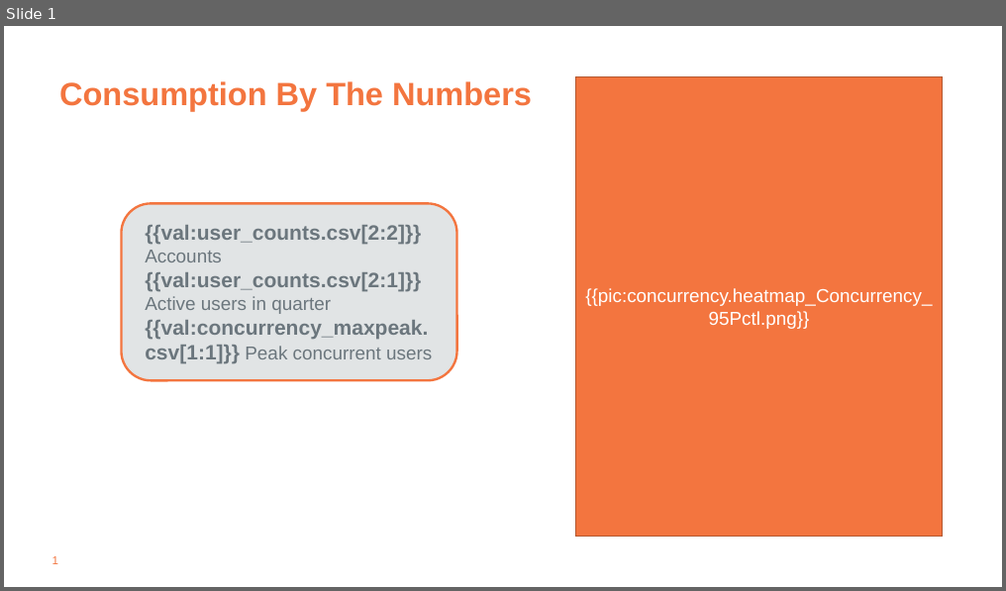
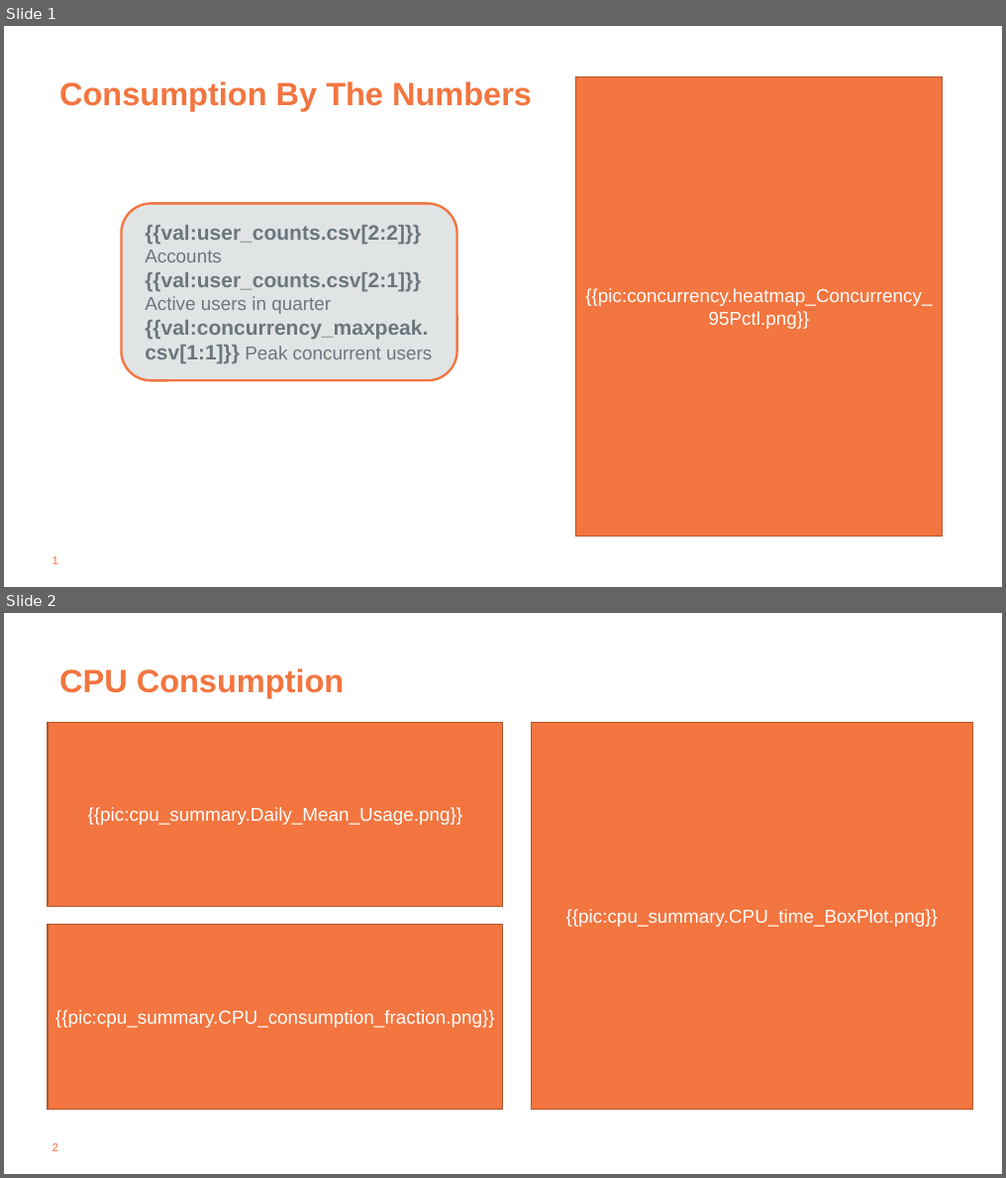
Before and after one commit to tdcoa/sql, a slide deck: filesets/success_plan/success_plan.pptx. Shown one above the other, each under a label of ours: slide 1 before the commit, slides 1 and 2 after it. The pictures are 1006x591 and 1006x1178 pixels, drawn with LibreOffice and Linux fonts; fonts in the diff are those of the drawing; background and template pictures are left out. Boxes give left, top, right and bottom in pixels: in the first picture for what was removed or moved away, otherwise in the second. Text is boxed around its words. In the diff, an @@ line names an element or a change of style, - is before the commit and + after.

Commit message:
added cpu page

```diff
--- a/filesets/success_plan/success_plan.pptx
+++ b/filesets/success_plan/success_plan.pptx
@@ slide 2 added at [4,613,1002,1174], background #FFFFFF; not listed: 1 template element that a slide beside it also shows @@
@@ title added at [59,668,344,699], 31 pt, text #F3753F, bold @@
+CPU Consumption
@@ rectangle added at [48,722,503,907], fill #F3753F, outline #B4572F 1 pt, 18 pt, text #FFFFFF @@
+{{pic:cpu_summary.Daily_Mean_Usage.png}}
@@ rectangle added at [531,722,973,1110], fill #F3753F, outline #B4572F 1 pt, 18 pt, text #FFFFFF @@
+{{pic:cpu_summary.CPU_time_BoxPlot.png}}
@@ rectangle added at [48,925,503,1110], fill #F3753F, outline #B4572F 1 pt, 18 pt, text #FFFFFF @@
+{{pic:cpu_summary.CPU_consumption_fraction.png}}
```
